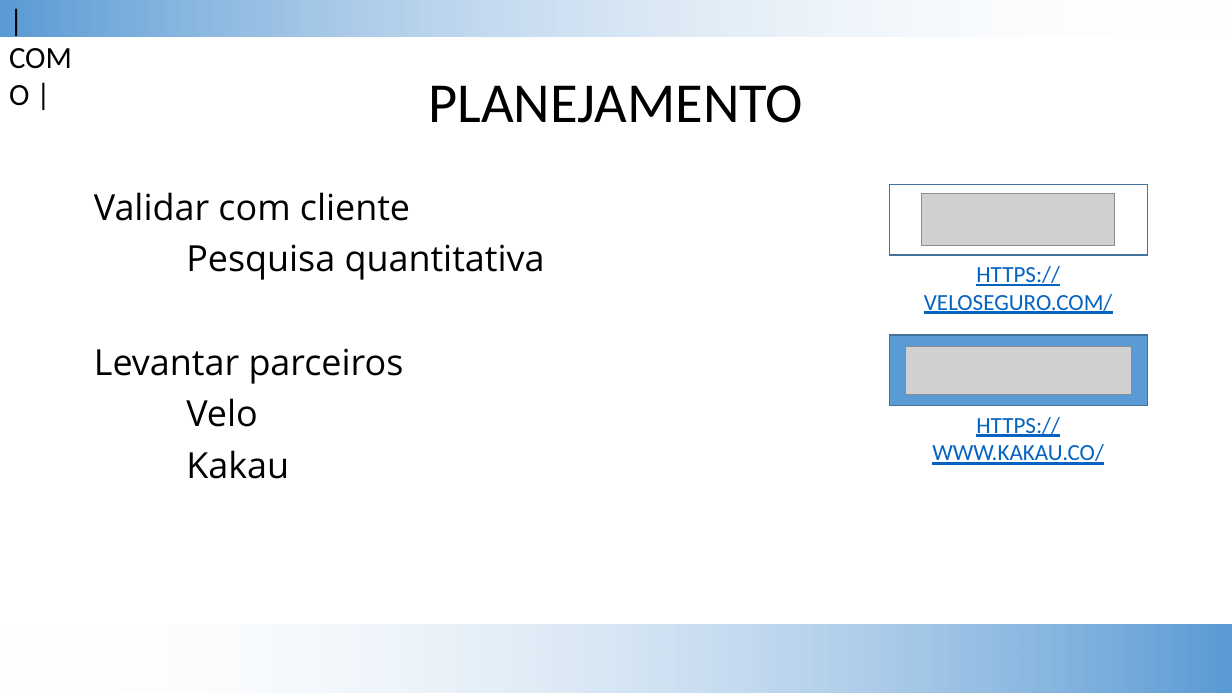
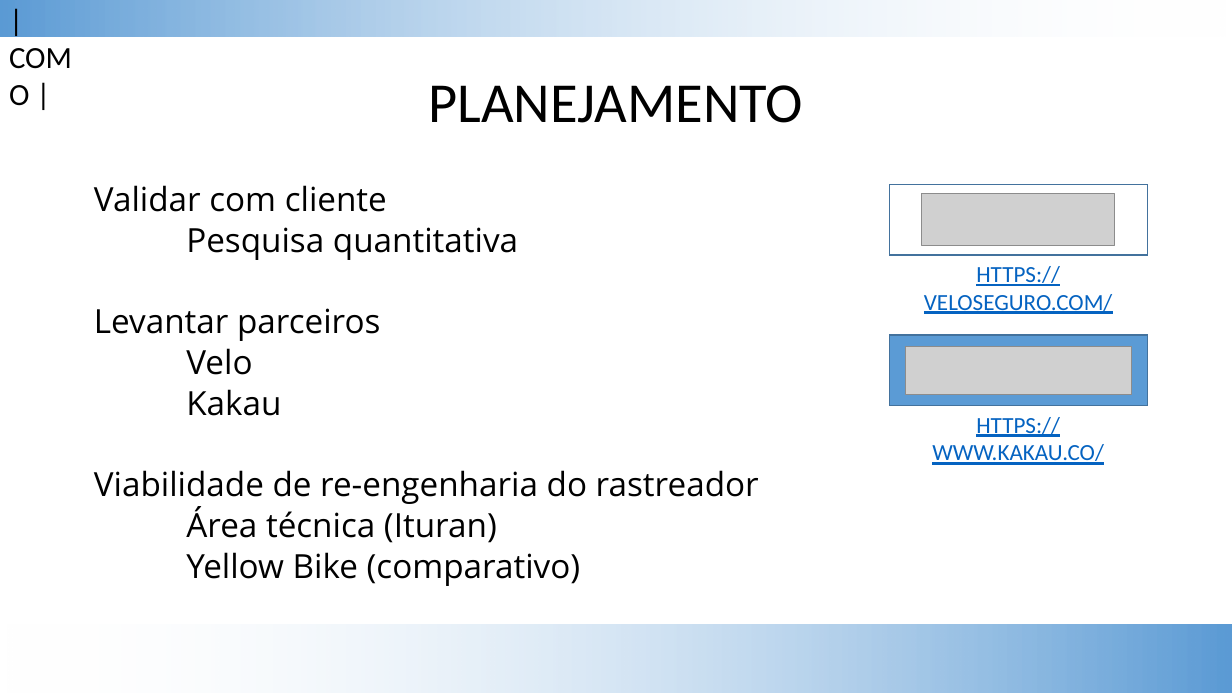
Before and after one commit to bazsant/pos-ins-cot, a slide deck: slide 10 of apresentacao/ituran-seguro-bike-final.pptx. Drawn at 1232x693 pixels with LibreOffice and Linux fonts; fonts in the diff are those of the drawing; grey boxes stand for pictures; background and template pictures are left out. Boxes give left, top, right and bottom in pixels: in the first picture for what was removed or moved away, otherwise in the second. Text is boxed around its words. In the diff, an @@ line names an element or a change of style, - is before the commit and + after.

```diff
--- a/apresentacao/ituran-seguro-bike-final.pptx
+++ b/apresentacao/ituran-seguro-bike-final.pptx
@@ text at (x1=94, y1=185, x2=518, y2=416): size 28 to 25.9 pt in "Validar com cliente", "Pesquisa quantitativa", "Levantar parceiros", "Velo" and 1 more places; line spacing 0.9 to 0.7 @@
@@ text at (x1=94, y1=470, x2=759, y2=586): paragraphs added @@
+Viabilidade de re-engenharia do rastreador
+Área técnica (Ituran)
+Yellow Bike (comparativo)
```
Also in this commit, not shown: 3 other slides changed, 1 slide removed.
